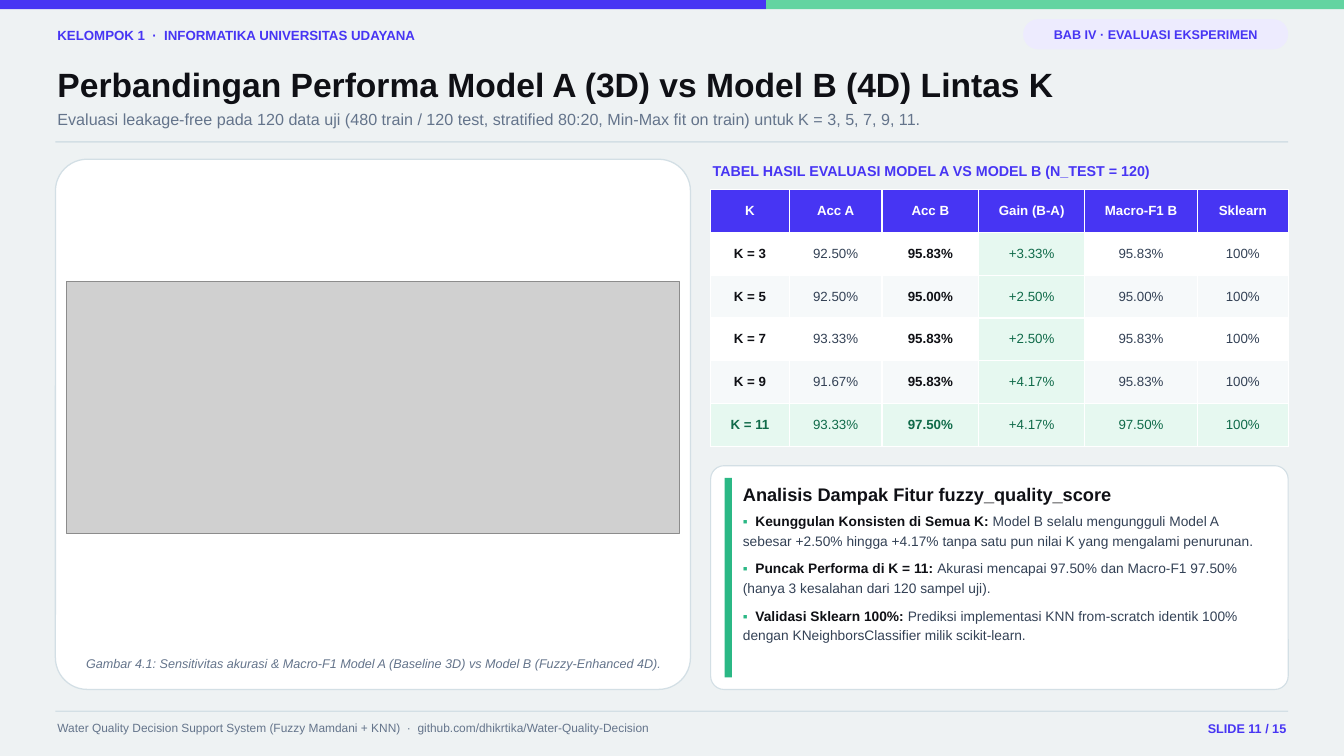
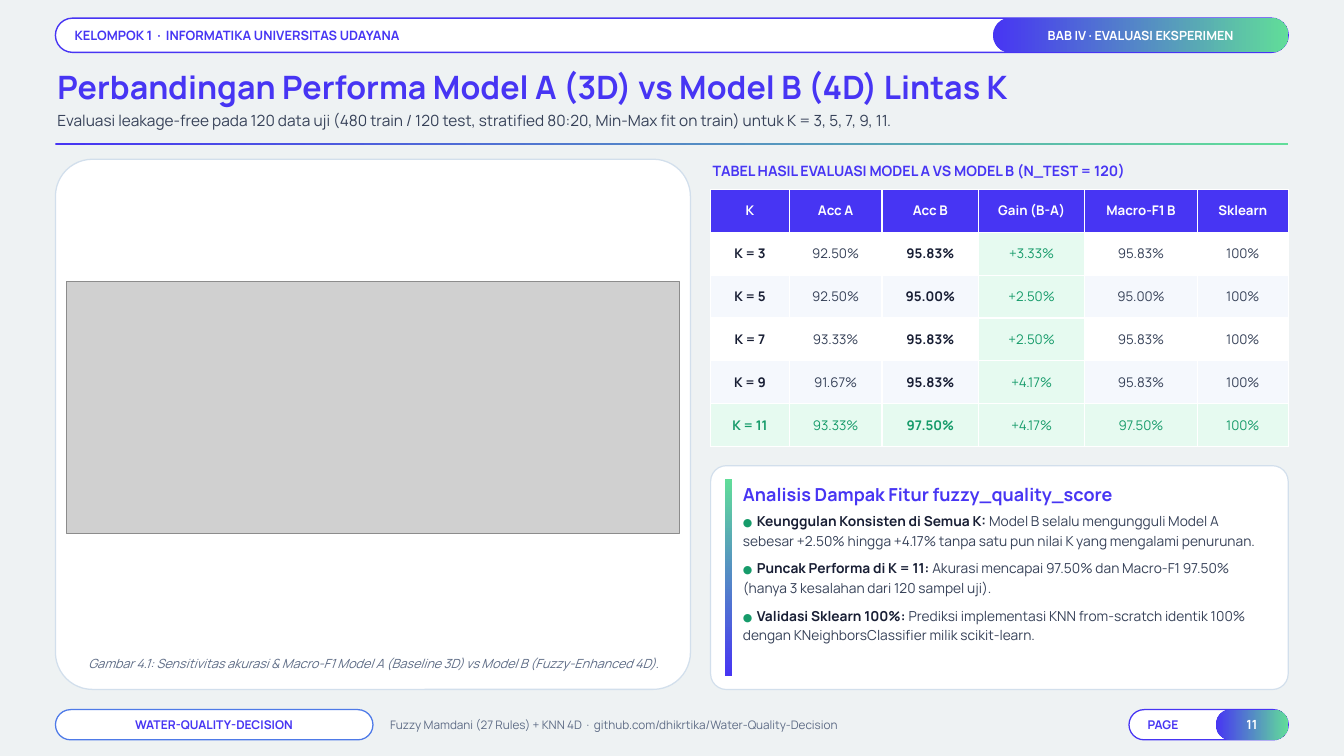
Before and after one commit to Niel-1/Water-Quality-Decision, a slide deck: slide 11 of docs/Presentasi_Final_Project_TLF_Kelompok_1.pptx. Drawn at 1344x756 pixels with LibreOffice and Linux fonts; fonts in the diff are those of the drawing; grey boxes stand for pictures; background and template pictures are left out. Boxes give left, top, right and bottom in pixels: in the first picture for what was removed or moved away, otherwise in the second. Text is boxed around its words. In the diff, an @@ line names an element or a change of style, - is before the commit and + after.

```diff
--- a/docs/Presentasi_Final_Project_TLF_Kelompok_1.pptx
+++ b/docs/Presentasi_Final_Project_TLF_Kelompok_1.pptx
@@ rectangle removed at bbox=[0, 0, 766, 9] @@
@@ rounded rectangle "KELOMPOK 1 · INFORMATIKA UNIVERSITAS ...": place and size @@
-rounded rectangle "KELOMPOK 1 · INFORMATIKA UNIVERSITAS ..." at bbox=[57, 30, 415, 40]
+rounded rectangle "KELOMPOK 1 · INFORMATIKA UNIVERSITAS ..." at bbox=[55, 18, 1289, 52]
@@ rounded rectangle "KELOMPOK 1 · INFORMATIKA UNIVERSITAS ..." at bbox=[55, 18, 1289, 52]: size 9.5 to 9.2 pt, font Arial to Manrope; line spacing 1.18 to 1; vertical alignment top to middle; fill none to #FFFFFF; outline none to #4735F3 1 pt @@
@@ rectangle removed at bbox=[766, 0, 1344, 9] @@
@@ rounded rectangle "BAB IV · EVALUASI EKSPERIMEN": place and size @@
-rounded rectangle "BAB IV · EVALUASI EKSPERIMEN" at bbox=[1023, 19, 1289, 49]
+rounded rectangle "BAB IV · EVALUASI EKSPERIMEN" at bbox=[993, 18, 1289, 52]
@@ rounded rectangle "BAB IV · EVALUASI EKSPERIMEN" at bbox=[993, 18, 1289, 52]: font Arial to Manrope, text colour #4735F3 to #FFFFFF; fill #EDEBFE to gradient #4735F3 to #61DD99 @@
@@ text "Perbandingan Performa Model A (3D) ..." at bbox=[57, 71, 1008, 107]: size 24 to 23 pt, font Arial to Manrope, text colour #0F1015 to #4735F3 @@
@@ text "Evaluasi leakage-free pada 120 data ..." at bbox=[57, 113, 891, 130]: size 11.5 to 11 pt, font Arial to Manrope, text colour #64748B to #364158 @@
@@ rectangle at bbox=[55, 143, 1289, 145]: fill #D3DFE5 to gradient #4735F3 to #61DD99 @@
@@ rounded rectangle at bbox=[55, 159, 691, 690]: outline #D3DFE5 0.9 pt to #D2DFEC 0.9 pt; proportions changed @@
@@ text "TABEL HASIL EVALUASI MODEL A ..." at bbox=[713, 164, 1125, 179]: font Arial to Manrope @@
@@ table at bbox=[711, 190, 1289, 447] @@
@@ fill #E6F8F0 to #E6FAF0 in 10 cells @@
@@ fill #F6F9FA to #F5F8FD in 10 cells @@
@@ font Arial to Manrope @@
@@ text colour #0F1015 to #181E34 in "K = 3", "95.83%", "K = 5", "95.00%" and 4 more places @@
@@ text colour #334155 to #364158 in "92.50%", "95.83%", "100%", "92.50%" and 8 more places @@
@@ text colour #0F6A49 to #169B6A in "+3.33%", "+2.50%", "+2.50%", "+4.17%" and 6 more places @@
@@ rounded rectangle at bbox=[711, 466, 1289, 690]: outline #D3DFE5 0.8 pt to #D2DFEC 0.85 pt; proportions changed @@
@@ rectangle at bbox=[725, 479, 732, 677]: fill #2BB885 to gradient #4735F3 to #61DD99 @@
@@ text "Analisis Dampak Fitur fuzzy_quality_score" at bbox=[743, 488, 1113, 506]: size 13 to 12.8 pt, font Arial to Manrope, text colour #0F1015 to #4735F3 @@
@@ text at bbox=[743, 516, 1255, 644]: text changed; font Arial to Manrope; text colour #334155 to #364158 @@
-▪ Keunggulan Konsisten di Semua K: Model B selalu mengungguli Model A sebesar +2.50% hingga +4.17% tanpa satu pun nilai K yang mengalami penurunan.
-▪ Puncak Performa di K = 11: Akurasi mencapai 97.50% dan Macro-F1 97.50% (hanya 3 kesalahan dari 120 sampel uji).
-▪ Validasi Sklearn 100%: Prediksi implementasi KNN from-scratch identik 100% dengan KNeighborsClassifier milik scikit-learn.
+● Keunggulan Konsisten di Semua K: Model B selalu mengungguli Model A sebesar +2.50% hingga +4.17% tanpa satu pun nilai K yang mengalami penurunan.
+● Puncak Performa di K = 11: Akurasi mencapai 97.50% dan Macro-F1 97.50% (hanya 3 kesalahan dari 120 sampel uji).
+● Validasi Sklearn 100%: Prediksi implementasi KNN from-scratch identik 100% dengan KNeighborsClassifier milik scikit-learn.
@@ text "Gambar 4.1: Sensitivitas akurasi & ..." at bbox=[88, 657, 659, 671]: font Arial to Manrope, text colour #64748B to #5E6C86 @@
@@ rectangle removed at bbox=[55, 711, 1289, 712] @@
@@ rounded rectangle added at bbox=[55, 710, 373, 740], fill #FFFFFF, outline #4E7AE8 0.9 pt, 8.6 pt, text #4735F3, bold @@
+WATER-QUALITY-DECISION
@@ text at bbox=[390, 719, 838, 732]: text changed; size 8.5 to 8.4 pt; font Arial to Manrope; text colour #64748B to #5E6C86 @@
-Water Quality Decision Support System (Fuzzy Mamdani + KNN) · github.com/dhikrtika/Water-Quality-Decision
+Fuzzy Mamdani (27 Rules) + KNN 4D · github.com/dhikrtika/Water-Quality-Decision
@@ rounded rectangle added at bbox=[1129, 710, 1289, 740], fill #FFFFFF, outline #4735F3 0.9 pt, 8.6 pt, text #4735F3, bold @@
+PAGE
@@ rounded rectangle "11": place and size @@
-rounded rectangle "11" at bbox=[1208, 724, 1286, 733]
+rounded rectangle "11" at bbox=[1216, 710, 1289, 740]
@@ rounded rectangle "11" at bbox=[1216, 710, 1289, 740]: vertical alignment top to middle; fill none to gradient #4735F3 to #61DD99 @@
@@ text in rounded rectangle at bbox=[1246, 720, 1257, 729]: text changed; font Arial to Manrope; text colour #4735F3 to #FFFFFF @@
-SLIDE 11 / 15
+11
```
Also in this commit, not shown: 14 other slides changed, 2 other files.
